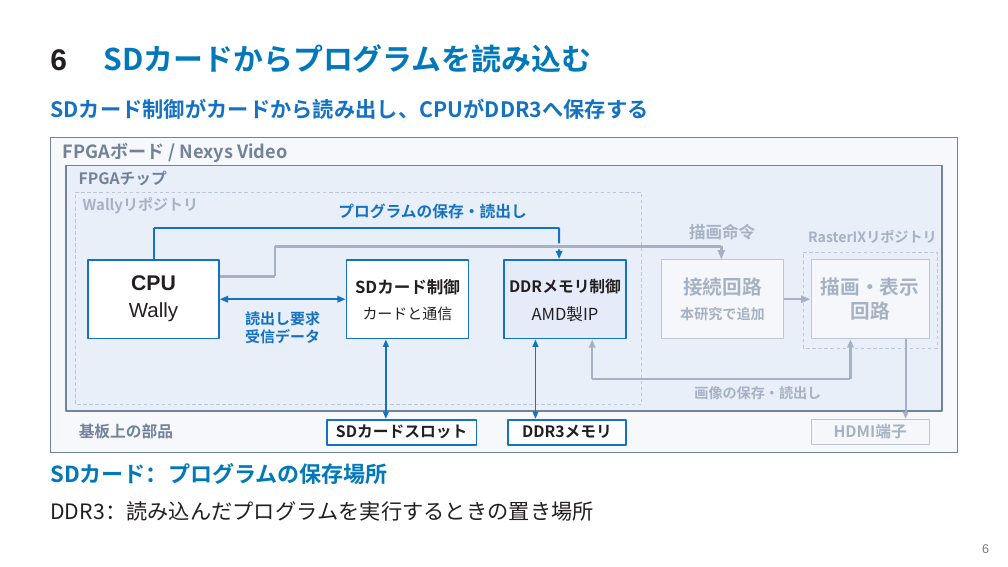
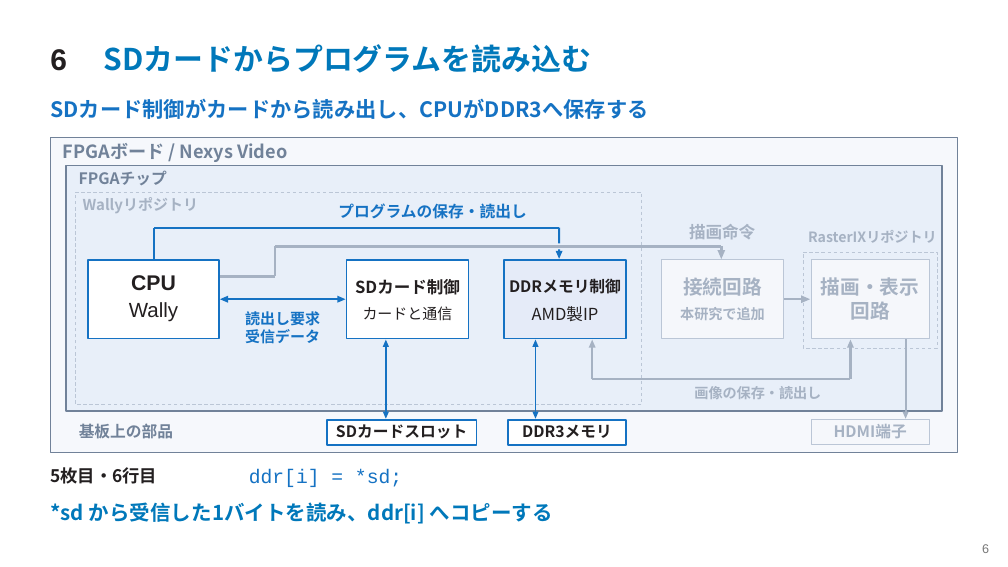
Before and after one commit to SoshiroFujimori/wally-game-console-research, a slide deck: slide 6 of docs/presentation/中間発表_主要事項.pptx. Drawn at 1008x567 pixels with LibreOffice and Linux fonts; fonts in the diff are those of the drawing. Boxes give left, top, right and bottom in pixels: in the first picture for what was removed or moved away, otherwise in the second. Text is boxed around its words. In the diff, an @@ line names an element or a change of style, - is before the commit and + after.

```diff
--- a/docs/presentation/中間発表_主要事項.pptx
+++ b/docs/presentation/中間発表_主要事項.pptx
@@ text at [50,467,157,484]: text changed; size 21 to 16.5 pt; text colour #0078BA to #231F20 @@
-SDカード：プログラムの保存場所
+5枚目・6行目
@@ text added at [249,469,402,487], 18.8 pt, text #1572C3 @@
+ddr[i] = *sd;
@@ text at [50,502,553,524]: text changed; size 20.2 to 19.5 pt; text colour #231F20 to #0078BA; bold on @@
-DDR3：読み込んだプログラムを実行するときの置き場所
+*sd から受信した1バイトを読み、ddr[i] へコピーする
```
Also in this commit, not shown: 8 other slides changed, 13 other files.
